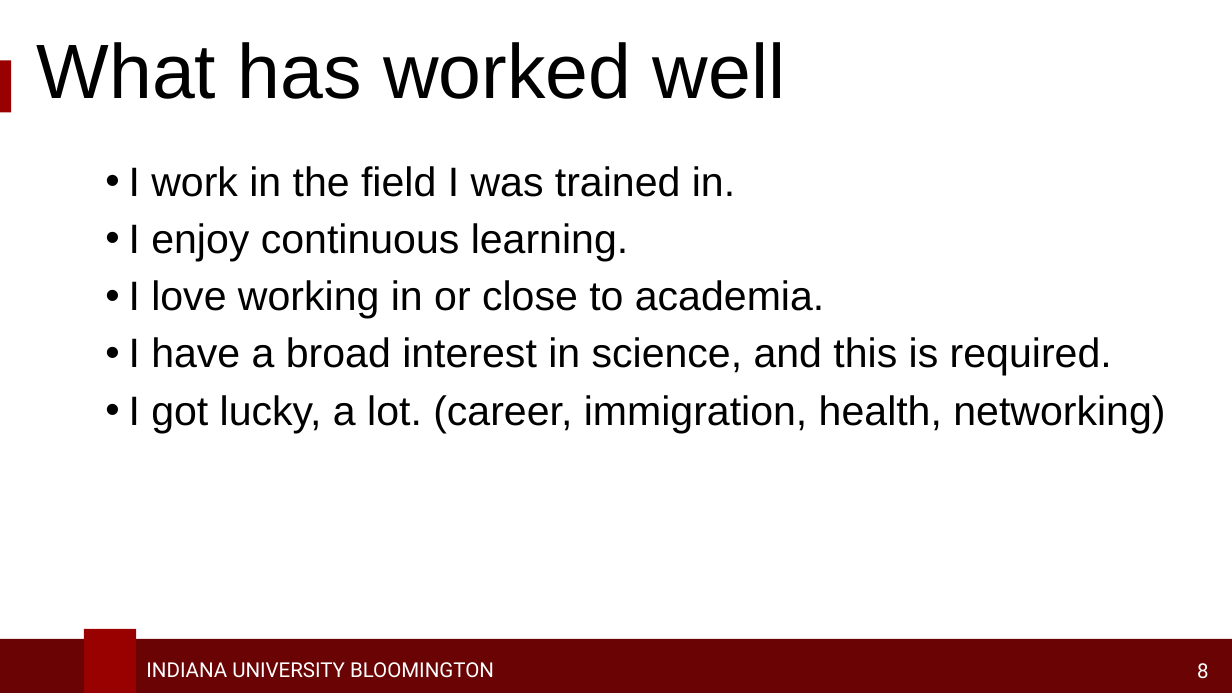
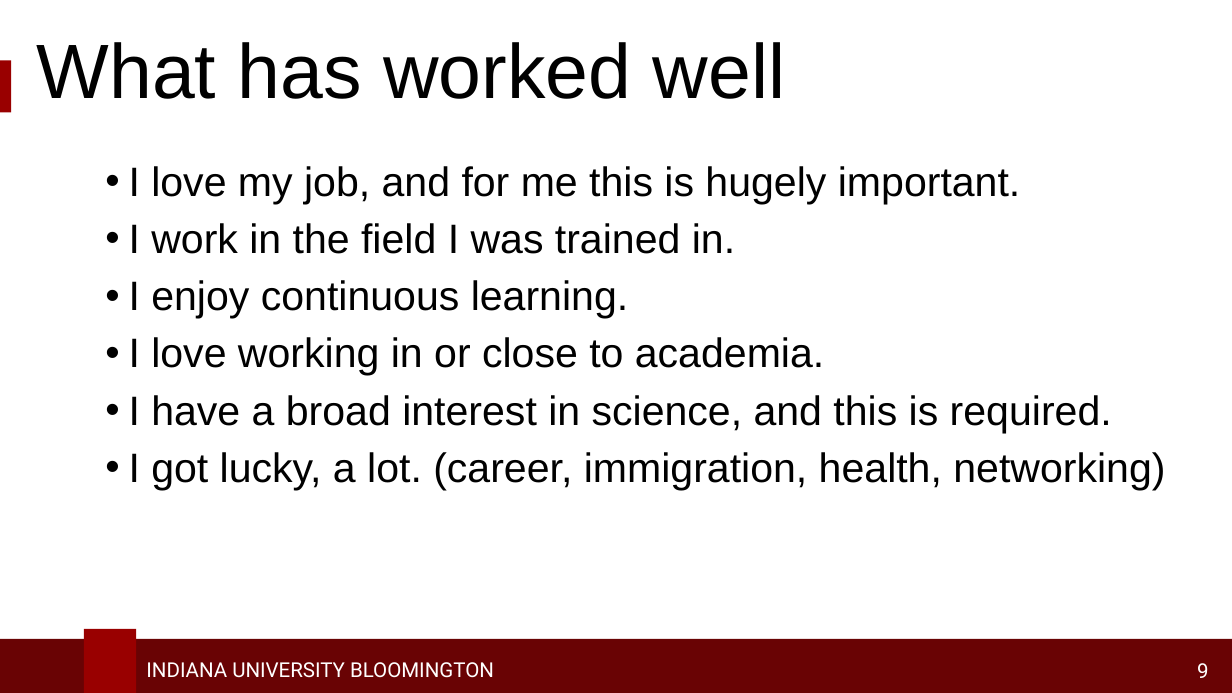
Before and after one commit to access-ci-org/Operations-STEP-2026, a slide deck: slide 9 of CareerSpotlights/RobertHenschel.pptx (slide 8 before the commit). Drawn at 1232x693 pixels with LibreOffice and Linux fonts; fonts in the diff are those of the drawing; background and template pictures are left out. Boxes give left, top, right and bottom in pixels: in the first picture for what was removed or moved away, otherwise in the second. Text is boxed around its words. In the diff, an @@ line names an element or a change of style, - is before the commit and + after.

```diff
--- a/CareerSpotlights/RobertHenschel.pptx
+++ b/CareerSpotlights/RobertHenschel.pptx
@@ text at bbox=[129, 166, 1020, 204]: paragraph added @@
+• I love my job, and for me this is hugely important.
@@ page number at bbox=[1197, 663, 1209, 678]: text changed @@
-8
+9
```
Also in this commit, not shown: 2 other slides changed, 1 slide added, 2 other files.
